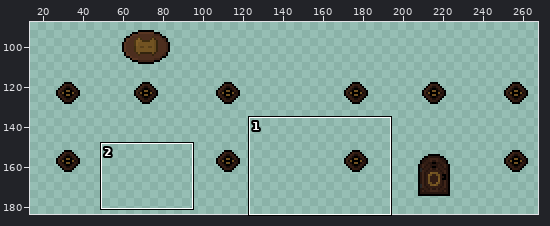
File history of a sprite sheet, sprites/spr_house_beetraCity_tavern/layers/75e4182a-3767-484c-8bd2-562bef3660c1/67591540-6935-4072-89d1-8cebd2ddd004.png. The picture above shows the old version from afar; the outline marks the close-up.
Close-up. Before the commit:
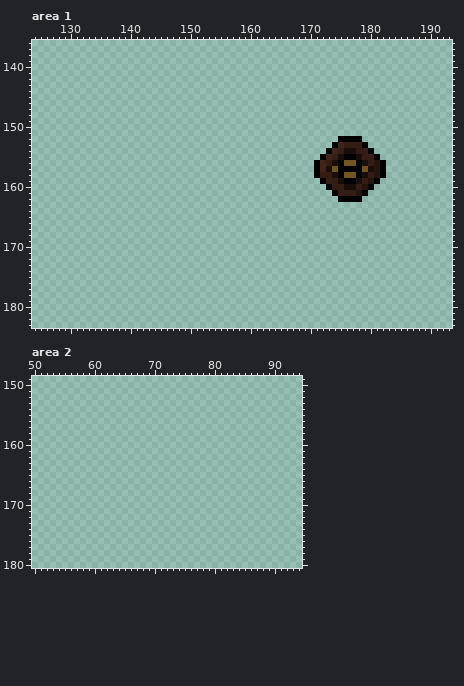
The file is 288x192 pixels. Colours within 5 levels of each other are drawn and written as one. Shown: area 1: x 124..193, y 136..183; area 2: x 50..94, y 149..180. The wide view leaves out empty margins. The commit also changed other parts of the picture, which this record leaves out.
After the commit:
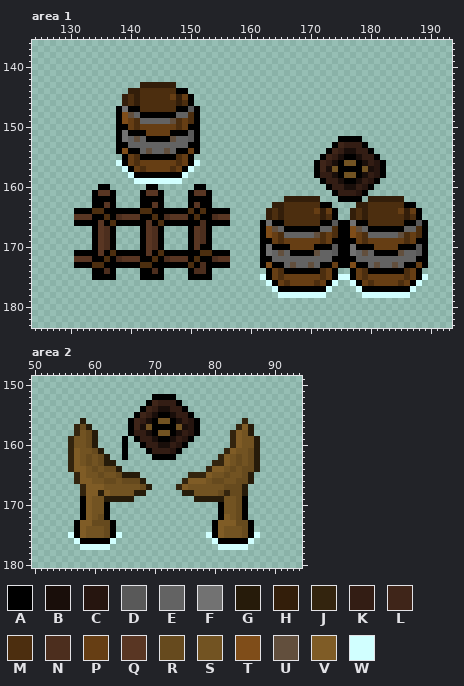
Palette (. is transparent): A #000000  B #190e0a  C #26150f  D #595959  E #636363  F #727272  G #261b0a  H #331e0a  J #33240e  K #331d14  L #3f2519  M #4c2e0f  N #4c2e1e  P #663e14  Q #593623  R #664a1e  S #725322  T #7f4d19  U #624f3d  V #7f5c26  W #d1ffff
Diff:
Changed rows in their new state; - is an unchanged pixel.
Area 1:
first column x 131:
143 -----------HHHHHH------------------------------------------
144 ---------HHMMMMMMAA----------------------------------------
145 --------HMHMMMMMPHPA---------------------------------------
146 --------HMHMMMMMMHMA---------------------------------------
147 -------AFAAMMMMMMAADA--------------------------------------
148 -------ATUEAAAAAAEEMA--------------------------------------
149 -------ATPMEEEEEUMPMA--------------------------------------
150 -------AAPMPPPPPPMPAA--------------------------------------
151 -------AFAAAPPPPAAADA--------------------------------------
152 -------AFEUEAAAAUEEDA--------------------------------------
153 -------AAEEEEEEEEEEAA--------------------------------------
154 -------ATAAEUEEUEAAPA--------------------------------------
155 --------APMAAAAAAMPA---------------------------------------
156 -------WAPMPPPPPPMPAW--------------------------------------
157 --------WAPMPPPPMPAW---------------------------------------
158 ---------WAAAAAAAAW----------------------------------------
159 ----------WWWWWWWW-----------------------------------------
160 ----AA------AA------AA-------------------------------------
161 ---AQQA----AQQA----AQQA------------------------------------
162 ---AAAA----AAAA----AAAA------------HHHHHH--------HHHHHH----
163 ---AAQA----AAQA----AQAA----------HHMMMMMMAA----HHMMMMMMAA--
164 AAAMMAAAAAAMMAAAAAAMAMAAAA------HMHMMMMMPHPA--HMHMMMMMPHPA-
165 QQQAAMANQQQAAMANQQQAMAANQQ------HMHMMMMMMHMA--HMHMMMMMMHMA-
166 AAAAQAMAAAAAQAMAAAAAANAAAA-----AFAAMMMMMMAADAAFAAMMMMMMAADA
167 ---AQNA----AQNA----AQNA--------ATUEAAAAAAEEMAATUEAAAAAAEEMA
168 ---AQNA----AQNA----AQNA--------ATPMEEEEEUMPMAATPMEEEEEUMPMA
169 ---AQNA----AQNA----AQNA--------AAPMPPPPPPMPAAAAPMPPPPPPMPAA
170 ---AQNA----AQNA----AQAA--------AFAAAPPPPAAADAAFAAAPPPPAAADA
171 AAAAQAMAAAAAQAMAAAAAAMMAAA-----AFEUEAAAAUEEDAAFEUEAAAAUEEDA
172 QQQAAMANQQQAAMANQQQAMAANQQ-----AAEEEEEEEEEEAAAAEEEEEEEEEEAA
173 AAAMMAAAAAAMMAAAAAAMANAAAA-----ATAAEUEEUEAAPAATAAEUEEUEAAPA
174 ---AANA----AANA----ANNA---------APMAAAAAAMPA--APMAAAAAAMPA-
175 ---AAAA----AAAA----AAAA--------WAPMPPPPPPMPAWWAPMPPPPPPMPAW
176 --------------------------------WAPMPPPPMPAW--WAPMPPPPMPAW-
177 ---------------------------------WAAAAAAAAW----WAAAAAAAAW--
178 ----------------------------------WWWWWWWW------WWWWWWWW---
Area 2:
first column x 56:
152 --------------AAAA--------------
153 -------------ALKKKA-------------
154 ------------ALKBBKKA------------
155 -----------ALKBAABKKA-----------
156 --G-------ALKBASSABKCA-------J--
157 -JRG------ALBSAAAASBCA------JVG-
158 -JSRG-----AKKBASSABKCA-----JVSG-
159 JSSRG----A-AKKBAABKCA------JVSSG
160 JSSRG----A--AKKBBKCA-------JVSSG
161 JVSSRG---A---AKKKCA-------JVSSRG
162 JVSRSRG--A----AAAA-------JVSRSRG
163 JVSRSRGG----------------JJVSRSRG
164 JVVSRSRRG--------------JVVSRSRRG
165 -JVSSRSSRGGG--------JJJVSSRSSRG-
166 -JVVSSRRSRRRG------JVVVSRRSSRRG-
167 --JVVVSSSSSSRG----JVSSSSSSRRRG--
168 --JVVGVSSSSGG------GGSSSSRJRRG--
169 --AVSSGGGGG----------GGGGGSSRA--
170 --AVSSA------------------ASSRA--
171 --AVSSA------------------ASSRA--
172 --AVSRA------------------AVSRA--
173 -AVVRRRA----------------AVVVRRA-
174 -AVSSSRA----------------AVSSSRA-
175 WAVSSSRAW--------------WAVSSSRAW
176 -WAAAAAW----------------WAAAAAW-
177 --WWWWW------------------WWWWW--
